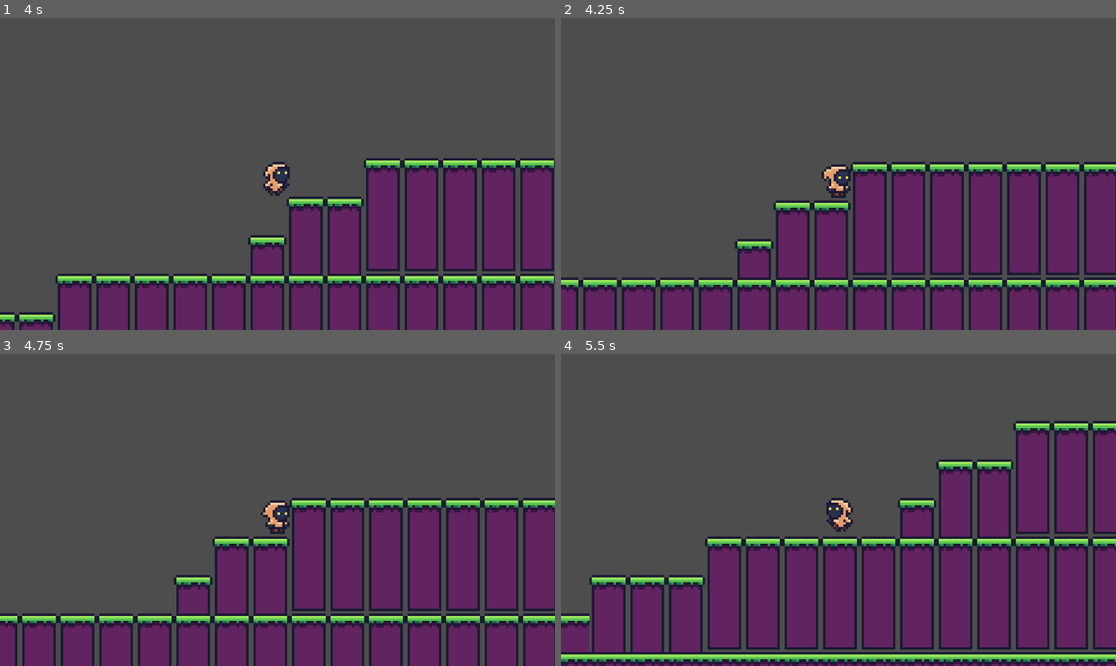
Above: before the commit, frames 1-4 (two rows, left to right).
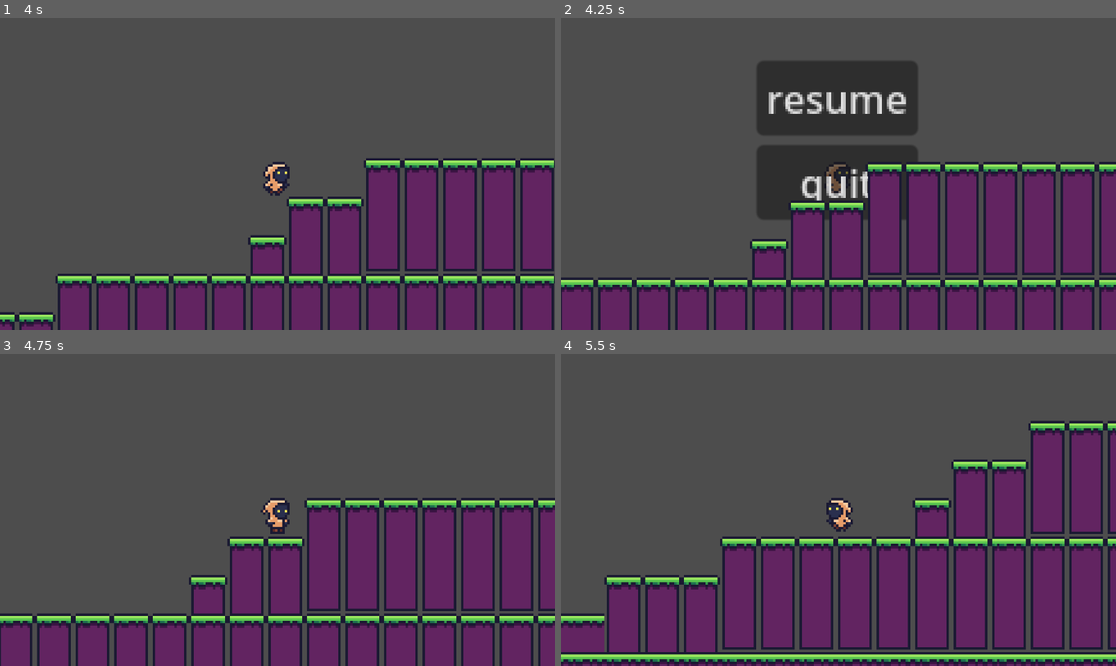
Above: after the commit, the same moments.

Repository: YoungBaller555/TP2_ludique_vds
Game: Godot game, scene res://assets/scenes/areas/area_1.tscn
The game is run twice, just before and just after one commit, with the same random seed, the same clock (stepped at 60 frames per second) and the same inputs.
Inputs (mouse positions are in pixels of both pictures, inside the frame that each line leads up to):
- Up to frame 1 (4 s): hold D (move_right) 0.53-2.03 s; tap W (jump) at 0.77, 1.52, 3.02, 3.77 s; hold A (move_left) 2.03-2.78 s; hold D (move_right) from 2.78 s (still down)
- Up to frame 2 (4.25 s): keep holding D (move_right); tap Escape (escape, bound only after the commit) at 4.15 s
- Up to frame 3 (4.75 s): release D (move_right) at 4.25 s; click (277, 432) at 4.25 s, where only the run after the commit has a clickable "resume"
- Up to frame 4 (5.5 s): hold A (move_left) from 5.03 s (still down); tap W (jump) at 5.27 s

Frame 1 is identical in both runs. In frame 2, 30% of the frame differs, in the area x 0-100%, y 14-100%; in frame 3, 20%; in frame 4, 24%.

Commit message:
final changes - music and pausemenu

Diff:
--- a/projet/new-game-project/assets/scenes/areas/area_1.tscn
+++ b/projet/new-game-project/assets/scenes/areas/area_1.tscn
@@ -1,8 +1,11 @@
-[gd_scene load_steps=6 format=3 uid="uid://c4iyl58se60pk"]
+[gd_scene load_steps=9 format=3 uid="uid://c4iyl58se60pk"]
 
+[ext_resource type="Script" uid="uid://by2vtn0n16ws3" path="res://assets/scripts/scriptpausing.gd" id="1_ka6na"]
 [ext_resource type="Texture2D" uid="uid://blbtreiv1gx7v" path="res://assets/sprites/tiles_1.png" id="1_o23ij"]
 [ext_resource type="PackedScene" uid="uid://ca7pqo43w75gh" path="res://assets/scenes/player.tscn" id="2_sr7qv"]
 [ext_resource type="PackedScene" uid="uid://c4s1v77ngq0fc" path="res://assets/scenes/capsule.tscn" id="3_sr7qv"]
+[ext_resource type="AudioStream" uid="uid://dv66inu6p32k6" path="res://assets/audio/Ethereal_Ambient_Music_Copyright_Free.wav" id="4_ifg76"]
+[ext_resource type="PackedScene" uid="uid://c2d68eqrv16v5" path="res://assets/scenes/pausemenu.tscn" id="6_4k2ok"]
 
 [sub_resource type="TileSetAtlasSource" id="TileSetAtlasSource_ifg76"]
 texture = ExtResource("1_o23ij")
@@ -92,13 +95,22 @@
 sources/0 = SubResource("TileSetAtlasSource_ifg76")
 
 [node name="area1" type="Node2D"]
+script = ExtResource("1_ka6na")
+
+[node name="player" parent="." instance=ExtResource("2_sr7qv")]
+
+[node name="pausemenu" parent="player" instance=ExtResource("6_4k2ok")]
+visible = false
+custom_minimum_size = Vector2(67.44, 114.64)
+offset_left = -33.72
+offset_top = -57.32
+offset_right = 33.72
+offset_bottom = 57.32
 
 [node name="TileMap" type="TileMap" parent="."]
 tile_set = SubResource("TileSet_jjeiq")
 format = 2
 layer_0/tile_data = PackedInt32Array(0, 65536, 0, 65535, 65536, 0, 65534, 65536, 0, 1, 65536, 0, 2, 65536, 0, 3, 65536, …(7087 unchanged characters)…
-
-[node name="player" parent="TileMap" instance=ExtResource("2_sr7qv")]
 
 [node name="capsules" type="Node2D" parent="."]
 
@@ -113,3 +125,8 @@
 
 [node name="capsule4" parent="capsules" instance=ExtResource("3_sr7qv")]
 position = Vector2(141, -368)
+
+[node name="backgroundmusic" type="AudioStreamPlayer" parent="."]
+stream = ExtResource("4_ifg76")
+volume_db = -20.788
+autoplay = true
--- /dev/null
+++ b/projet/new-game-project/assets/scenes/pausemenu.gd
@@ -0,0 +1,10 @@
+extends Control
+
+@onready var main = $"../../"
+
+func _on_resume_pressed():
+	main.pausemenu()
+
+
+func _on_quit_pressed():
+	get_tree().quit()
--- /dev/null
+++ b/projet/new-game-project/assets/scenes/pausemenu.tscn
@@ -0,0 +1,33 @@
+[gd_scene load_steps=2 format=3 uid="uid://c2d68eqrv16v5"]
+
+[ext_resource type="Script" uid="uid://btrecpn54ksy4" path="res://assets/scenes/pausemenu.gd" id="1_uesyr"]
+
+[node name="pausemenu" type="Control"]
+layout_mode = 3
+anchors_preset = 15
+anchor_right = 1.0
+anchor_bottom = 1.0
+grow_horizontal = 2
+grow_vertical = 2
+script = ExtResource("1_uesyr")
+
+[node name="MarginContainer" type="MarginContainer" parent="."]
+layout_mode = 0
+offset_right = 40.0
+offset_bottom = 40.0
+
+[node name="VBoxContainer" type="VBoxContainer" parent="MarginContainer"]
+layout_mode = 2
+
+[node name="resume" type="Button" parent="MarginContainer/VBoxContainer"]
+layout_mode = 2
+text = "resume
+"
+
+[node name="quit" type="Button" parent="MarginContainer/VBoxContainer"]
+layout_mode = 2
+text = "quit
+"
+
+[connection signal="pressed" from="MarginContainer/VBoxContainer/resume" to="." method="_on_resume_pressed"]
+[connection signal="pressed" from="MarginContainer/VBoxContainer/quit" to="." method="_on_quit_pressed"]
--- /dev/null
+++ b/projet/new-game-project/assets/scripts/scriptpausing.gd
@@ -0,0 +1,20 @@
+extends Node2D
+
+@onready var pause_menu: Control = $player/pausemenu
+
+var paused = false
+
+
+func _process(_delta):
+	if Input.is_action_just_pressed("escape"):
+		pausemenu()
+
+func pausemenu():
+	if paused:
+		pause_menu.hide()
+		Engine.time_scale = 1
+	else:
+		pause_menu.show()
+		Engine.time_scale = 0
+
+		paused = !paused
--- a/projet/new-game-project/project.godot
+++ b/projet/new-game-project/project.godot
@@ -32,6 +32,11 @@
 "events": [Object(InputEventKey,"resource_local_to_scene":false,"resource_name":"","device":-1,"window_id":0,"alt_press …(192 unchanged characters)…
 ]
 }
+escape={
+"deadzone": 0.2,
+"events": [Object(InputEventKey,"resource_local_to_scene":false,"resource_name":"","device":-1,"window_id":0,"alt_pressed":false,"shift_pressed":false,"ctrl_pressed":false,"meta_pressed":false,"pressed":false,"keycode":0,"physical_keycode":4194305,"key_label":0,"unicode":0,"location":0,"echo":false,"script":null)
+]
+}
 
 [rendering]
 
Not shown, added: projet/new-game-project/assets/audio/Ethereal_Ambient_Music_Copyright_Free.wav.import
Not shown, added: projet/new-game-project/assets/scenes/pausemenu.gd.uid
Not shown, added: projet/new-game-project/assets/scripts/scriptpausing.gd.uid
Not shown, added: projet/new-game-project/assets/audio/Ethereal_Ambient_Music_Copyright_Free.wav
